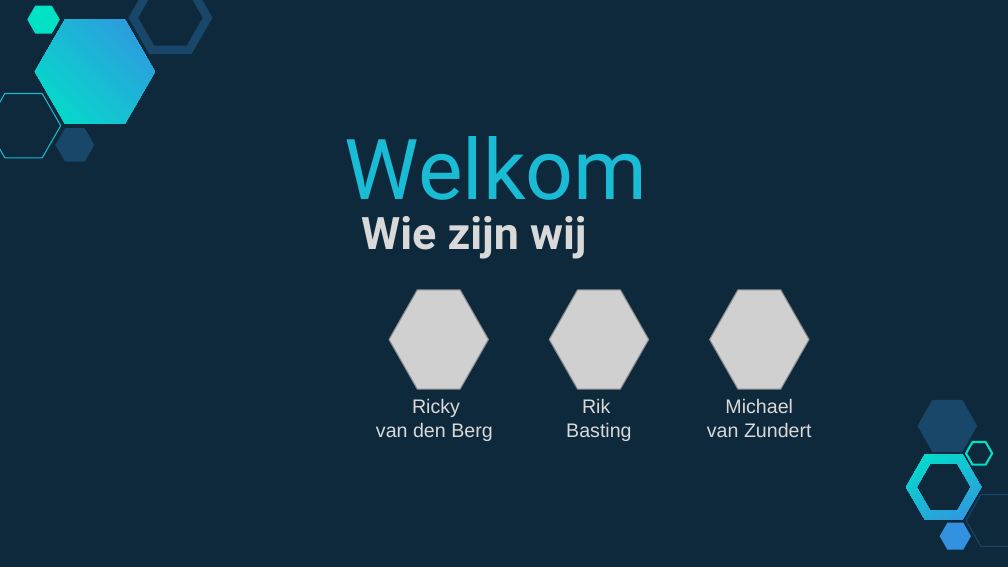
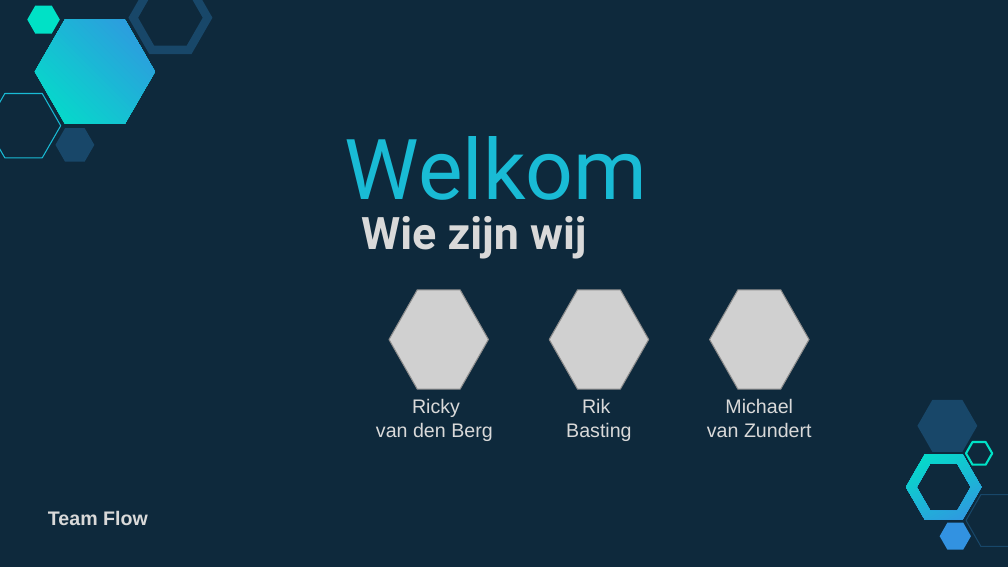
Before and after one commit to Teunimli/cm_project, a slide deck: slide 2 of presentaties/technische_ricky.pptx. Drawn at 1008x567 pixels with LibreOffice and Linux fonts; fonts in the diff are those of the drawing; grey boxes stand for pictures. Boxes give left, top, right and bottom in pixels: in the first picture for what was removed or moved away, otherwise in the second. Text is boxed around its words. In the diff, an @@ line names an element or a change of style, - is before the commit and + after.

```diff
--- a/presentaties/technische_ricky.pptx
+++ b/presentaties/technische_ricky.pptx
@@ text added at [48, 510, 148, 525], 14 pt, text #D9D9D9, bold @@
+Team Flow
```
Also in this commit, not shown: 3 other slides changed, 9 slides added.
